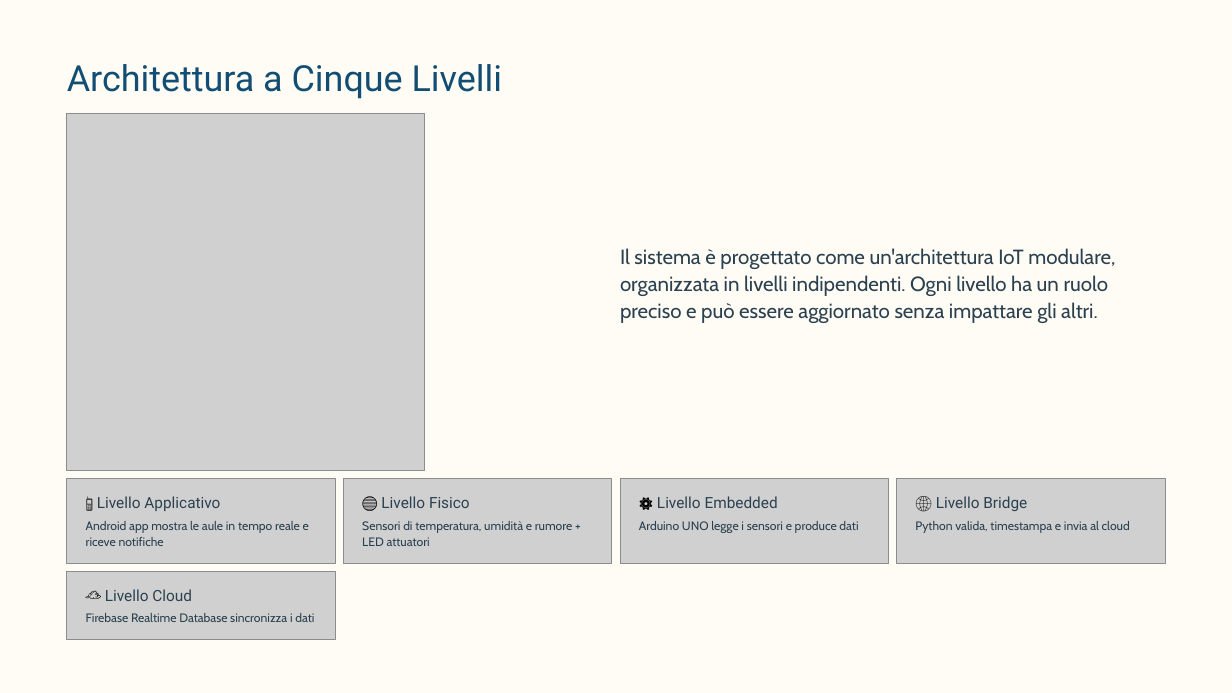
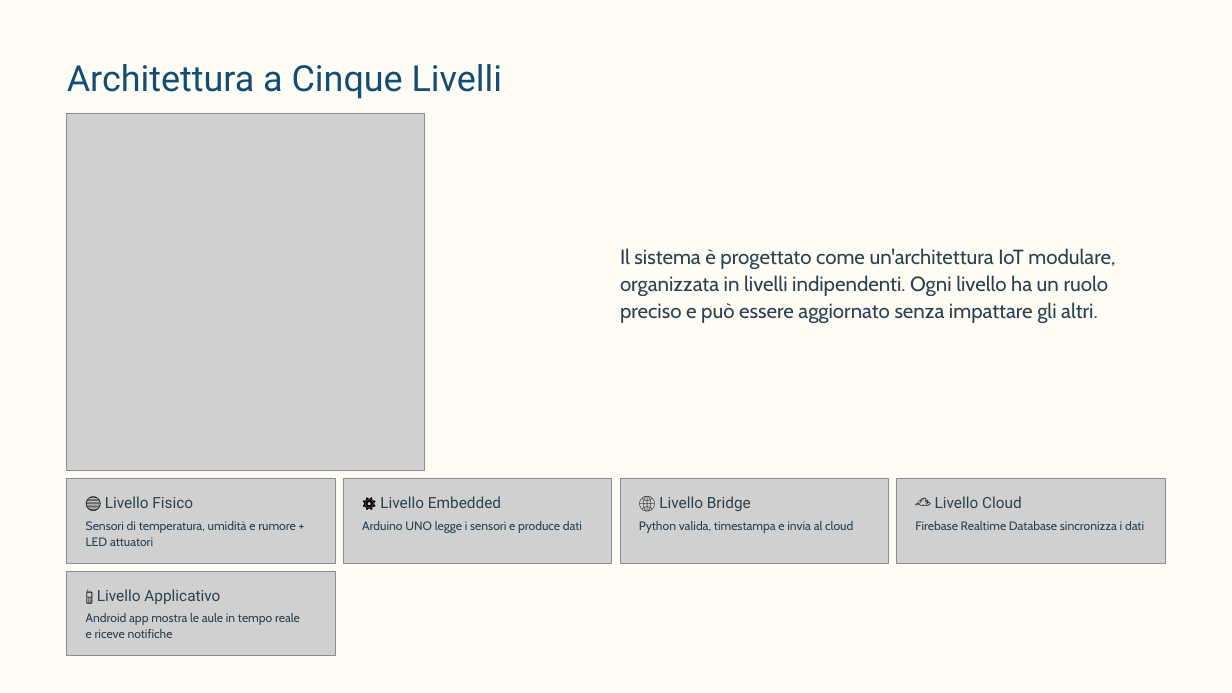
Before and after one commit to leolevro00/Smart-Study-Rooms, a slide deck: slide 6 of presentation/Smart-Study-Rooms.pptx. Drawn at 1232x693 pixels with LibreOffice and Linux fonts; fonts in the diff are those of the drawing; grey boxes stand for pictures; background and template pictures are left out. Boxes give left, top, right and bottom in pixels: in the first picture for what was removed or moved away, otherwise in the second. Text is boxed around its words. In the diff, an @@ line names an element or a change of style, - is before the commit and + after.

Commit message:
presentazione finale

```diff
--- a/presentation/Smart-Study-Rooms.pptx
+++ b/presentation/Smart-Study-Rooms.pptx
@@ text at (105,496,193,508): text changed @@
-📱 Livello Applicativo
+🔵 Livello Fisico
@@ text at (380,496,501,508): text changed @@
-🔵 Livello Fisico
+⚙️ Livello Embedded
@@ text at (659,496,751,511): text changed @@
-⚙️ Livello Embedded
+🌐 Livello Bridge
@@ text at (935,496,1022,508): text changed @@
-🌐 Livello Bridge
+☁️ Livello Cloud
@@ text at (86,521,296,546): text changed @@
-Android app mostra le aule in tempo reale e riceve notifiche
+Sensori di temperatura, umidità e rumore + LED attuatori
@@ text at (362,521,582,533): text changed @@
-Sensori di temperatura, umidità e rumore + LED attuatori
+Arduino UNO legge i sensori e produce dati
@@ text at (639,521,853,533): text changed @@
-Arduino UNO legge i sensori e produce dati
+Python valida, timestampa e invia al cloud
@@ text at (915,521,1144,530): text changed @@
-Python valida, timestampa e invia al cloud
+Firebase Realtime Database sincronizza i dati
@@ picture: place and size @@
-picture at (67,571,335,640)
+picture at (67,571,335,655)
@@ text at (97,589,220,604): text changed @@
-☁️ Livello Cloud
+📱 Livello Applicativo
@@ text at (86,613,300,638): text changed @@
-Firebase Realtime Database sincronizza i dati
+Android app mostra le aule in tempo reale
+e riceve notifiche
```
